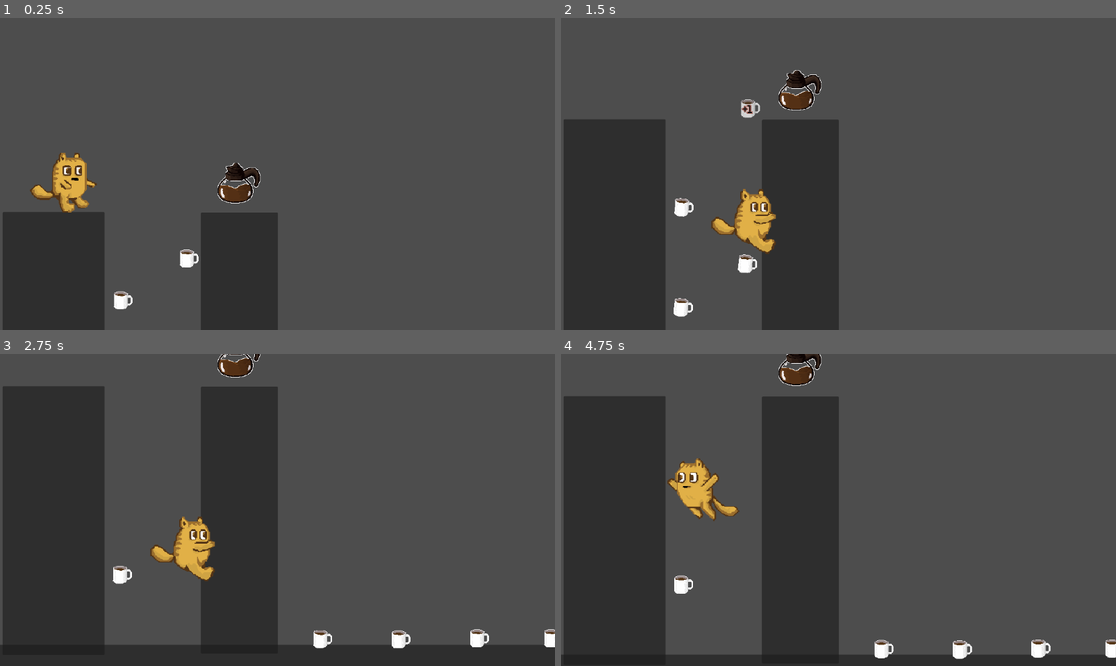
Above: before the commit, frames 1-4 (two rows, left to right).
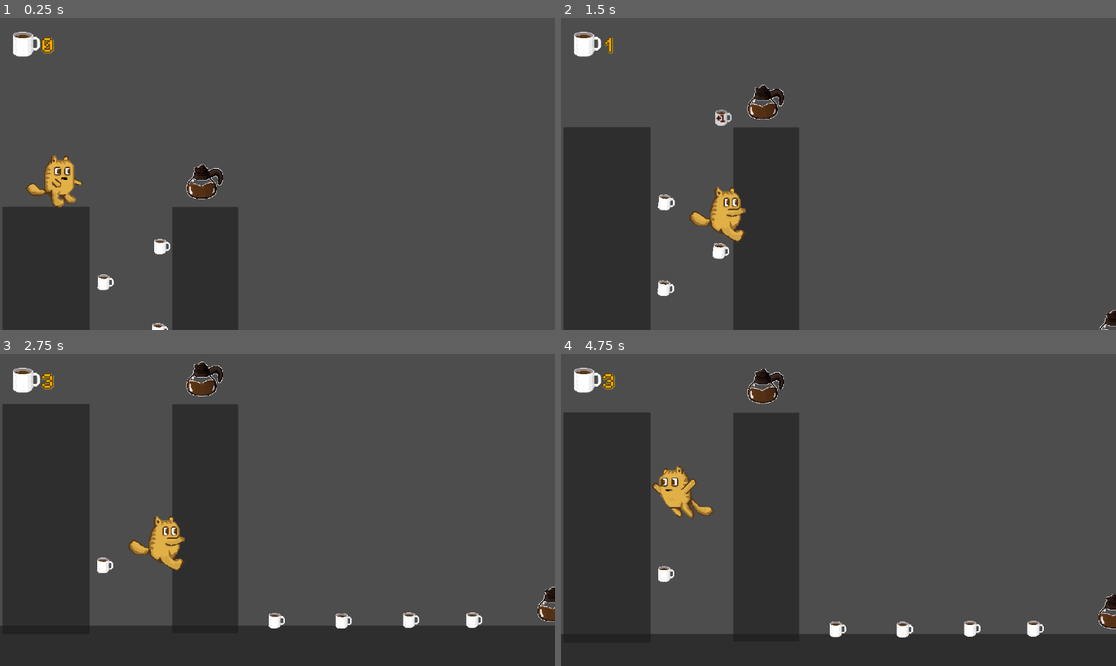
Above: after the commit, the same moments.

Repository: rnakkas/CoffeeCatProject
Game: Godot game, scene res://Scenes/test_level.tscn
The game is run twice, just before and just after one commit, with the same random seed, the same clock (stepped at 60 frames per second) and the same inputs.
Inputs:
- Up to frame 1 (0.25 s): no input
- Up to frame 2 (1.5 s): hold Right (move_right) from 0.53 s (still down); tap Space (jump) at 0.77 s
- Up to frame 3 (2.75 s): tap Space (jump) at 1.52 s; release Right (move_right) at 2.03 s; hold Left (move_left) from 2.03 s (still down)
- Up to frame 4 (4.75 s): release Left (move_left) at 2.78 s; hold Right (move_right) 2.78-4.28 s; tap Space (jump) at 3.02, 3.77, 4.52 s; hold Left (move_left) from 4.28 s (still down)

The runs differ from the first frame. In frame 1, 9.1% of the frame differs, in the area x 0-51%, y 4-100%; in frame 2, 14%; in frame 3, 19%; in frame 4, 20%, in the area x 0-100%, y 0-98%.

Commit message:
added score hud
added score hud to top left of screen

Diff:
--- /dev/null
+++ b/Scenes/hud.tscn
@@ -0,0 +1,43 @@
+[gd_scene load_steps=6 format=3 uid="uid://srbck5hqyrvf"]
+
+[ext_resource type="Script" path="res://Scripts/hud.gd" id="1_d51eb"]
+[ext_resource type="Texture2D" uid="uid://cp7stu7okphtc" path="res://Assets/coffee_mug_spritesheet_v1.png" id="1_swtkt"]
+[ext_resource type="FontFile" uid="uid://dsgv5b6heuugb" path="res://Assets/Fonts/PixelOperator8.ttf" id="2_pgmqy"]
+
+[sub_resource type="AtlasTexture" id="AtlasTexture_88ggg"]
+atlas = ExtResource("1_swtkt")
+region = Rect2(0, 0, 64, 64)
+
+[sub_resource type="SpriteFrames" id="SpriteFrames_8v1qm"]
+animations = [{
+"frames": [{
+"duration": 1.0,
+"texture": SubResource("AtlasTexture_88ggg")
+}],
+"loop": true,
+"name": &"hud",
+"speed": 5.0
+}]
+
+[node name="HUD" type="CanvasLayer"]
+script = ExtResource("1_d51eb")
+
+[node name="coffee_score_sprite" type="AnimatedSprite2D" parent="."]
+position = Vector2(50, 50)
+scale = Vector2(1.09375, 1.125)
+sprite_frames = SubResource("SpriteFrames_8v1qm")
+animation = &"hud"
+
+[node name="coffee_score" type="Label" parent="."]
+offset_left = 84.0
+offset_top = 42.0
+offset_right = 320.0
+offset_bottom = 70.0
+theme_override_colors/font_color = Color(1, 0.654902, 0, 1)
+theme_override_colors/font_shadow_color = Color(1, 0.776471, 0.0156863, 0.423529)
+theme_override_colors/font_outline_color = Color(0.307056, 0.246164, 4.81308e-08, 1)
+theme_override_constants/line_spacing = 0
+theme_override_constants/outline_size = 7
+theme_override_constants/shadow_outline_size = 12
+theme_override_fonts/font = ExtResource("2_pgmqy")
+theme_override_font_sizes/font_size = 32
--- a/Scenes/test_level.tscn
+++ b/Scenes/test_level.tscn
@@ -1,9 +1,10 @@
-[gd_scene load_steps=8 format=3 uid="uid://cfmp4bpt0wwlb"]
+[gd_scene load_steps=9 format=3 uid="uid://cfmp4bpt0wwlb"]
 
 [ext_resource type="PackedScene" uid="uid://rnwicnm300tm" path="res://Scenes/player.tscn" id="1_wmqhn"]
 [ext_resource type="PackedScene" uid="uid://f41uy40r0hsp" path="res://Scenes/coffee_pot.tscn" id="2_6cst6"]
 [ext_resource type="PackedScene" uid="uid://dpk3inegf0yit" path="res://Scenes/coffee.tscn" id="2_wkv4d"]
 [ext_resource type="PackedScene" uid="uid://mxw523q5nx4f" path="res://Scenes/level_manager.tscn" id="4_lle7t"]
+[ext_resource type="PackedScene" uid="uid://srbck5hqyrvf" path="res://Scenes/hud.tscn" id="5_hk3rh"]
 
 [sub_resource type="RectangleShape2D" id="RectangleShape2D_phm3u"]
 size = Vector2(3668.75, 324)
@@ -16,6 +17,8 @@
 
 [node name="test_level" type="Node2D"]
 position = Vector2(192, 9)
+
+[node name="HUD" parent="." instance=ExtResource("5_hk3rh")]
 
 [node name="level_manager" parent="." instance=ExtResource("4_lle7t")]
 unique_name_in_owner = true
@@ -96,7 +99,7 @@
 scale = Vector2(1.68594, 1.62774)
 
 [node name="Camera2D" type="Camera2D" parent="player"]
-zoom = Vector2(0.7, 0.7)
+zoom = Vector2(0.6, 0.6)
 limit_left = 0
 limit_bottom = 550
 position_smoothing_enabled = true
--- /dev/null
+++ b/Scripts/hud.gd
@@ -0,0 +1,12 @@
+extends CanvasLayer
+
+@onready var coffee_score: Node = $coffee_score;
+@onready var level_manager: Node = %level_manager;
+
+# Called when the node enters the scene tree for the first time.
+func _ready() -> void:
+	pass # Replace with function body.
+
+# Called every frame. 'delta' is the elapsed time since the previous frame.
+func _process(delta: float) -> void:
+	coffee_score.text = str(level_manager.coffee_score);
Binary file added: Assets/Fonts/PixelOperator8.ttf
Not shown, added: Assets/Fonts/PixelOperator8.ttf.import
